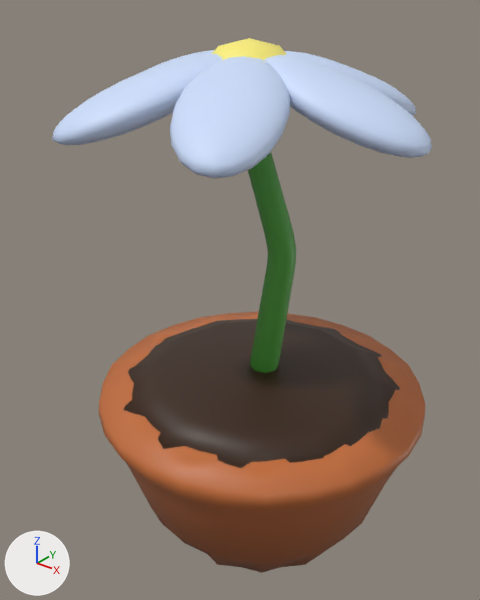
The glTF model models/ing_petal.glb as it was, and as the next commit left it.
Rendered twice from a 50 mm lens placed at (0.296, -0.4, 0.492), pointed at (-0.019, -0.006, 0.248). The axes (+X, +Y, +Z) are drawn at lower left. The lights are the same throughout. The older version comes first. Where no turn or scale is listed for an object, it has been applied to the vertices.

Objects in the first picture: 'ing_petal'.
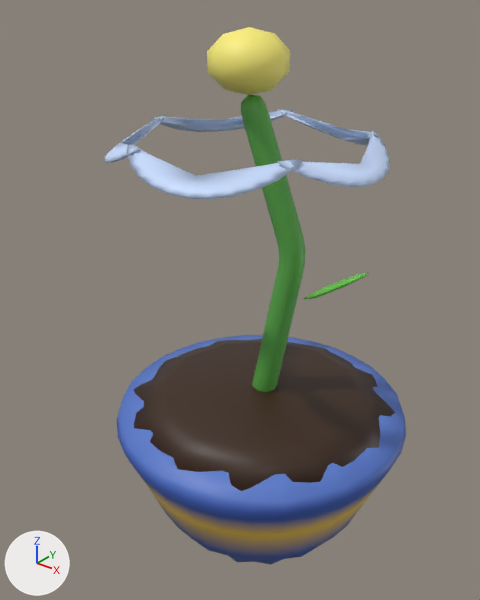
Pixel boxes [x1, y1, x2, y2] of what changed, in the pictures (480 x 600 px):
'ing_petal', reshaped (24% narrower, 12% shorter): before [52, 38, 432, 573]; after [117, 94, 406, 565]
'ing_petal_glow', added: after [104, 27, 390, 199]
part 1 of me_ing_petal, added (brown): after [134, 339, 395, 491]
part 2 of me_ing_petal, rebuilt (11% narrower, 12% shorter): before [99, 311, 425, 573]; after [117, 335, 406, 565]
part 3 of me_ing_petal, rebuilt: before [248, 152, 296, 373]; after [241, 94, 305, 392]
part 4 of me_ing_petal, added (green): after [304, 273, 369, 299]
part 5 of me_ing_petal, deleted: before [52, 38, 432, 468]

The change, as a list of edits to the scene's bpy script:
```text
Add mat_defaultmaterial_001:
    mat_defaultmaterial_001 = bpy.data.materials.new('DefaultMaterial.001')
    mat_defaultmaterial_001.use_nodes = True; mat_defaultmaterial_001.node_tree.nodes.clear()
    _N = mat_defaultmaterial_001.node_tree.nodes; _L = mat_defaultmaterial_001.node_tree.links
    n0 = _N.new('ShaderNodeOutputMaterial'); n0.name = 'Material Output'
    n1 = _N.new('ShaderNodeBsdfPrincipled'); n1.name = 'Principled BSDF'
    n2 = _N.new('ShaderNodeVertexColor'); n2.name = 'Color Attribute'
    _L.new(n1.outputs[0], n0.inputs[0])  # 'BSDF' to 'Surface'
    _L.new(n2.outputs[0], n1.inputs[0])  # 'Color' to 'Base Color'
Change me_ing_petal:
    used by ob_ing_petal; location = (0.0, 0.0, 0.0)
    remove me_ing_petal.from_pydata(...)  # 1548 vertices, 3056 faces; spans x -0.142..0.142, y -0.142..0.142, z 0.005..0.455
    add me_ing_petal.from_pydata(...)  # 508 vertices, 1000 faces; spans x -0.128..0.128, y -0.128..0.128, z 0.004..0.418
    me_ing_petal part 1: a new loose piece, a UV sphere (12 segments, 4 rings, poles along z) spanning x -0.12..0.12, y -0.12..0.12, z 0.13..0.17, in mat_defaultmaterial
    me_ing_petal part 2: the loose piece of 198 vertices spanning x -0.142..0.142, y -0.142..0.142, z 0.005..0.179 is rebuilt with 226 vertices and now spans x -0.128..0.128, y -0.128..0.128, z 0.004..0.159
    me_ing_petal part 3: the loose piece of 186 vertices spanning x -0.01..0.03, y -0.027..0.012, z 0.172..0.399 is rebuilt with 218 vertices and now spans x -0.008..0.038, y -0.027..0.011, z 0.152..0.418
    me_ing_petal part 4: a new loose piece of 26 vertices spanning x 0.039..0.095, y -0.012..0.015, z 0.263..0.301, in mat_defaultmaterial
    me_ing_petal part 5: 8 loose pieces with 1164 vertices, spanning x -0.137..0.137, y -0.141..0.13, z 0.15..0.455, are deleted
Add me_ing_petal_glow:
    me_ing_petal_glow.from_pydata(...)  # 824 vertices, 1624 faces; spans x -0.098..0.104, y -0.122..0.082, z 0.372..0.462
    me_ing_petal_glow.materials.append(mat_defaultmaterial_001)
Add ob_ing_petal_glow:
    ob_ing_petal_glow = bpy.data.objects.new('ing_petal_glow', me_ing_petal_glow)
    ob_ing_petal_glow.location = (0.0, 0.0, 0.0)
```
